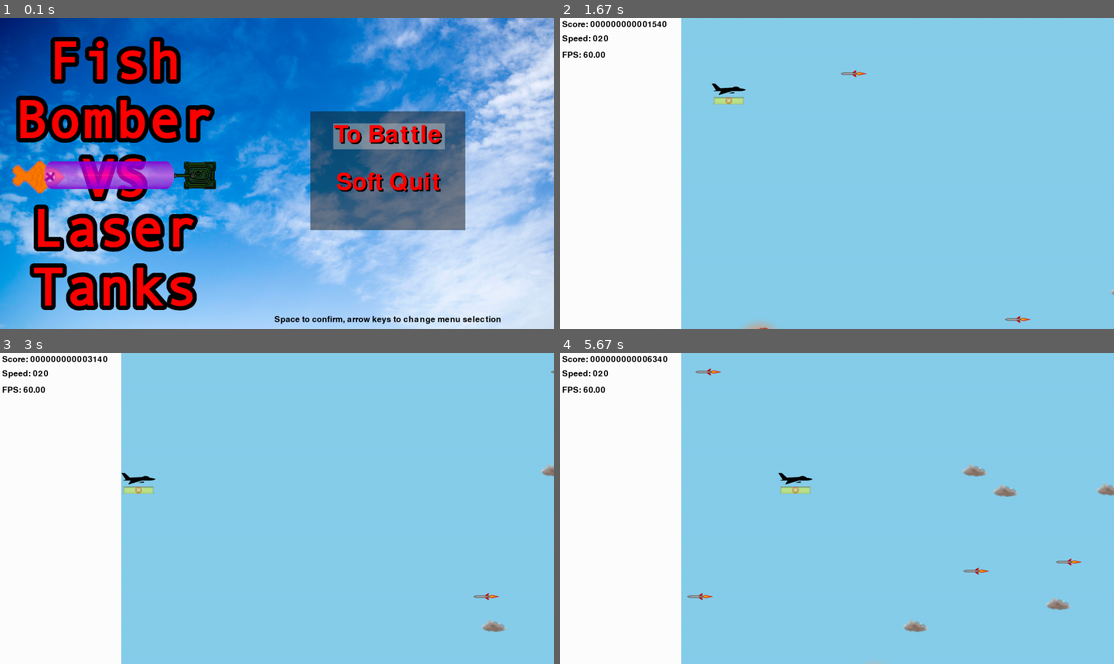
Above: before the commit, frames 1-4 (two rows, left to right).
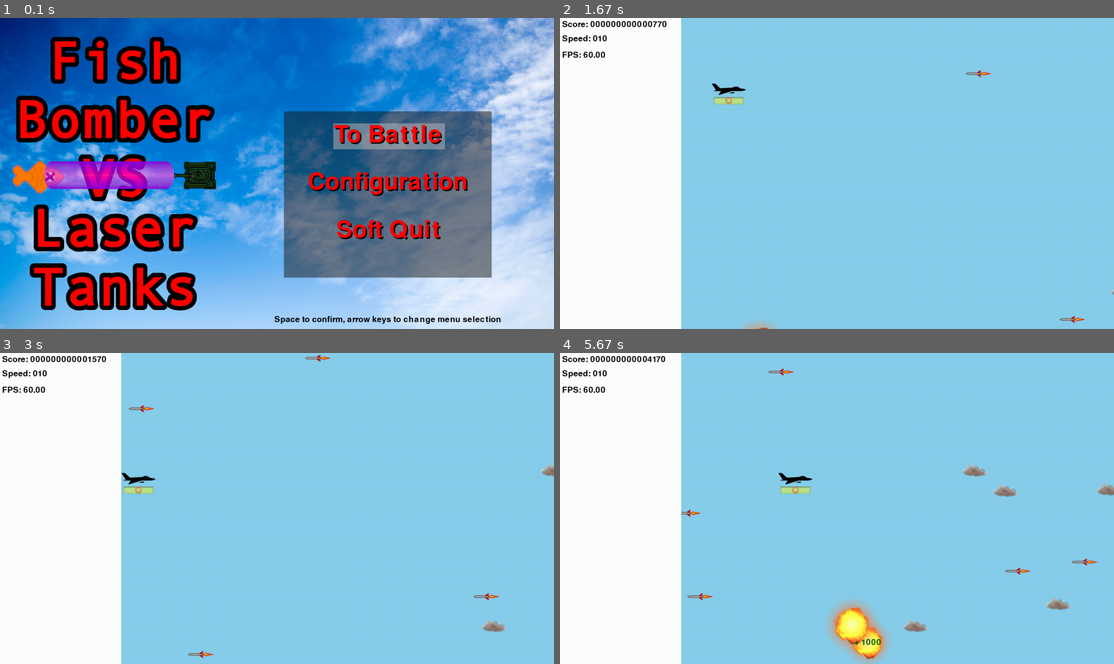
Above: after the commit, the same moments.

Repository: bkwong1990/PygamePrimerFishBomb
Game: pygame game, started from fish_bomber.py
Two runs of this game, one before a commit and one after it. Both use one fixed random seed, a clock stepped at 60 frames per second and the inputs below.
Inputs:
- Up to frame 1 (0.1 s): no input
- Up to frame 2 (1.67 s): tap Space at 0.33, 0.67, 1.07, 1.37, 1.57 s; hold Up 1-1.47 s; hold Right from 1.5 s (still down)
- Up to frame 3 (3 s): tap Space at 1.87, 2.07, 2.37, 2.63 s; release Right at 1.97 s; hold Left 2-2.53 s; hold Down 2.57-2.87 s
- Up to frame 4 (5.67 s): hold Up 3.33-3.7 s; tap Space at 3.4, 3.8, 4.1, 4.47, 4.87, 5.17, 5.37 s; hold Right 3.73-4.37 s; hold Down 4.4-4.77 s; hold Left 4.8-5.27 s; hold Right from 5.3 s (still down)

The runs differ from the first frame. In frame 1, 11% of the frame differs, in the area x 51-89%, y 30-84%; in frame 2, 0.3%; in frame 3, 0.2%; in frame 4, 1.9%.

Commit message:
Added config screen and config file saving

Diff:
--- a/battle_session.py
+++ b/battle_session.py
@@ -4,8 +4,6 @@
 )
 
 from pygame.locals import (
-K_z,
-K_x,
 KEYDOWN,
 QUIT,
 K_SPACE,
@@ -28,6 +26,10 @@
 HARD_SPEED_MAX = 50
 HARD_SPEED_MIN = 10
 
+# Tank count limits
+HARD_TANK_COUNT_MAX = 4
+HARD_TANK_COUNT_MIN = 1
+
 SCORE_FRAME_DURATION = 60
 
 SKY_COLOR = (135, 206, 235)
@@ -41,7 +43,6 @@
 BOMB_DROP_SPEED = 10
 BOMB_RELOAD_TIME = 4000
 
-MAX_TANK_COUNT = 2
 
 #dictionary to hold sound objects
 SOUND_DICT = {
@@ -55,14 +56,16 @@
 
 # a class representing a single session of gameplay
 class BattleSession(session.Session):
-    def __init__(self, screen, config_dict):
-        super(BattleSession, self).__init__(screen, config_dict)
+    def __init__(self, screen, config_info):
+        super(BattleSession, self).__init__(screen, config_info)
         self.can_bomb = True
         self.score = 0
         self.current_tank_count = 0
 
-        self.missile_maxspeed = config_dict["missile_maxspeed"]
+        self.missile_maxspeed = config_info["missile_maxspeed"]
         self.missile_maxpeed = max(min(HARD_SPEED_MAX, self.missile_maxspeed), HARD_SPEED_MIN)
+
+        self.max_tank_count = config_info["max_tank_count"]
 
         self.init_sprite_groups()
 
@@ -173,7 +176,7 @@
                 self.misc_sprites.add(new_cloud)
                 self.all_sprites.add(new_cloud)
             elif event.type == my_events.ADDTANK:
-                if self.current_tank_count < MAX_TANK_COUNT:
+                if self.current_tank_count < self.max_tank_count:
                     new_tank = my_sprites.LaserTank(self.battle_rect.x, self.screen_rect.width, self.battle_rect.height, TANK_SPEED,  self.player)
                     self.enemies.add(new_tank)
                     self.all_sprites.add(new_tank)
--- /dev/null
+++ b/config.json
@@ -0,0 +1,5 @@
+{
+  "fullscreen" : false,
+  "missile_maxspeed" : 10,
+  "max_tank_count" : 1
+}
--- /dev/null
+++ b/config_helper.py
@@ -0,0 +1,32 @@
+import json
+import copy
+
+config_file_name = "config.json"
+
+default_config_info = {
+  "fullscreen": False,
+  "missile_maxspeed": 20,
+  "max_tank_count": 2
+}
+
+def get_config_info():
+    config_info = copy.deepcopy(default_config_info)
+
+    try:
+        with open(config_file_name, "r") as json_file:
+            config_info = json.load(json_file)
+            print("Successfully read from " + config_file_name)
+
+    except:
+        print("Couldn't read " + config_file_name)
+        print("Using default config instead")
+
+    return config_info
+
+def save_config(config_info):
+    try:
+        with open(config_file_name, "w") as json_file:
+            json.dump(config_info, json_file, indent=2, separators=(", ", " : "))
+            print("Successfully wrote to " + config_file_name)
+    except:
+        print("Couldn't save " + config_file_name)
--- /dev/null
+++ b/config_session.py
@@ -0,0 +1,150 @@
+import pygame
+from sys import (
+exit
+)
+
+import math
+import my_events
+import session
+import my_menu
+import config_helper
+import copy
+
+from battle_session import (
+HARD_SPEED_MIN,
+HARD_SPEED_MAX,
+HARD_TANK_COUNT_MIN,
+HARD_TANK_COUNT_MAX
+)
+
+from pygame.locals import (
+KEYDOWN,
+QUIT,
+K_SPACE,
+K_ESCAPE,
+K_LEFT,
+K_RIGHT,
+RLEACCEL
+)
+
+MENU_FONT_SIZE = 60
+KEYPROMPT_FONT_SIZE = 28
+
+RED = (255, 0, 0)
+BLACK = (0, 0, 0)
+BLUE = (0, 0, 255)
+SILVER = (192, 192, 192)
+DARK_STEEL = (24,24,24)
+
+class ConfigSession(session.Session):
+    def __init__(self, screen, config_info):
+        super(ConfigSession, self).__init__(screen, config_info)
+        #https://www.pexels.com/photo/architect-architecture-blueprint-build-271667/
+        self.config_candidate = copy.deepcopy(self.config_info)
+
+        self.background_surface = pygame.image.load("img/config_background.png").convert_alpha()
+        self.next_session_key = "title"
+
+        menu_midtop = (math.floor(self.screen_rect.width * 0.5), math.floor(self.screen_rect.height * 0.2))
+
+        self.font = pygame.font.Font(None, MENU_FONT_SIZE )
+        self.shadow_font = pygame.font.Font(None, MENU_FONT_SIZE)
+
+        self.key_prompt_font = pygame.font.Font(None, KEYPROMPT_FONT_SIZE )
+
+        self.menu = my_menu.BaseMenu(self.font, BLUE, self.shadow_font, BLACK, DARK_STEEL, SILVER, menu_midtop)
+
+        def on_fullscreen_item(key):
+            if key == K_SPACE:
+                self.config_candidate["fullscreen"] = not(self.config_candidate["fullscreen"])
+                self.menu.set_text_current_selection("Fullscreen: " + str(self.config_candidate["fullscreen"]))
+
+        self.menu.add("Fullscreen: " + str(self.config_candidate["fullscreen"]), on_fullscreen_item)
+
+        def on_missile_speed_item(key):
+            if key == K_LEFT:
+                self.config_candidate["missile_maxspeed"] -= 5
+                self.config_candidate["missile_maxspeed"] = max(self.config_candidate["missile_maxspeed"], HARD_SPEED_MIN)
+            elif key == K_RIGHT:
+                self.config_candidate["missile_maxspeed"] += 5
+                self.config_candidate["missile_maxspeed"] = min(self.config_candidate["missile_maxspeed"], HARD_SPEED_MAX)
+            self.menu.set_text_current_selection("Missile Max Speed: " + str(self.config_candidate["missile_maxspeed"]))
+
+        self.menu.add("Missile Max Speed: " + str(self.config_candidate["missile_maxspeed"]), on_missile_speed_item)
+
+        def on_tank_count_item(key):
+            if key == K_LEFT:
+                self.config_candidate["max_tank_count"] -= 1
+                self.config_candidate["max_tank_count"] = max(self.config_candidate["max_tank_count"], HARD_TANK_COUNT_MIN)
+            elif key == K_RIGHT:
+                self.config_candidate["max_tank_count"] += 1
+                self.config_candidate["max_tank_count"] = min(self.config_candidate["max_tank_count"], HARD_TANK_COUNT_MAX)
+            self.menu.set_text_current_selection("Max Tank Count: " + str(self.config_candidate["max_tank_count"]))
+
+        self.menu.add("Max Tank Count: " + str(self.config_candidate["max_tank_count"]), on_tank_count_item)
+
+        def on_save_and_return(key):
+            if key == K_SPACE:
+                if self.config_info["fullscreen"] != self.config_candidate["fullscreen"]:
+                    if self.config_candidate["fullscreen"]:
+                        pygame.display.set_mode( self.screen_rect.size , flags=pygame.SCALED|pygame.FULLSCREEN)
+                    else:
+                        pygame.display.set_mode( self.screen_rect.size , flags=pygame.SCALED)
+                self.config_info.update(self.config_candidate)
+                config_helper.save_config(self.config_info)
+                pygame.event.post( pygame.event.Event( my_events.NEXTSESSION ) )
+        self.menu.add("Save and Return", on_save_and_return)
+
+        def on_return(key):
+            if key == K_SPACE:
+                pygame.event.post( pygame.event.Event( my_events.NEXTSESSION ) )
+        self.menu.add("Return", on_return)
+
+
+    def handle_events(self, events):
+        running = True
+        for event in events:
+            if event.type == QUIT:
+                pygame.quit()
+                exit(0)
+            elif event.type == my_events.NEXTSESSION:
+                running = False
+            elif event.type == KEYDOWN:
+                if event.key == K_ESCAPE:
+                    #pygame.quit()
+                    #exit(0)
+                    pygame.event.post(pygame.event.Event(QUIT))
+                else:
+                    self.menu.process_input(event.key)
+
+        return running
+
+    def write_key_prompt(self):
+        text_surface = self.key_prompt_font.render("Space to confirm, up/down keys to change selection, left/right keys to adjust numerical values", True, RED)
+        text_rect = text_surface.get_rect(center = (math.floor(self.screen_rect.width * 0.5), math.floor(self.screen_rect.height * 0.97)) )
+
+        back_rect = text_rect.copy()
+        back_rect.width += 10
+        back_rect.height += 5
+        back_rect.center = text_rect.center
+
+        back_surf = pygame.Surface(back_rect.size)
+        back_surf.fill(DARK_STEEL)
+        self.screen.blit(back_surf, back_rect)
+        self.screen.blit(text_surface, text_rect)
+
+    def run_loop(self):
+        running = True
+        clock = pygame.time.Clock()
+        while running:
+            running = self.handle_events( pygame.event.get() )
+            self.screen.blit(self.background_surface, (0, 0) )
+            #self.menu.init_surf_rect_list()
+            self.menu.draw(self.screen)
+
+            self.write_key_prompt()
+
+            pygame.display.flip()
+
+            clock.tick(60)
+        return self.next_session_key
--- a/fish_bomber.py
+++ b/fish_bomber.py
@@ -2,6 +2,8 @@
 import math
 import battle_session
 import title_session
+import config_session
+import config_helper
 
 #initialize mixer and pygame, init functions can be called multiple times safely
 pygame.mixer.init()
@@ -14,14 +16,18 @@
 
 SCREEN = pygame.display.set_mode( (SCREEN_WIDTH, SCREEN_HEIGHT) , flags=pygame.SCALED)
 
-config_dict = {
-"missile_maxspeed": 20
-}
+
 
 session_dict = {
 "title": title_session.TitleSession,
-"battle": battle_session.BattleSession
+"battle": battle_session.BattleSession,
+"config": config_session.ConfigSession
 }
+
+config_info = config_helper.get_config_info()
+
+if config_info["fullscreen"]:
+    pygame.display.set_mode( (SCREEN_WIDTH, SCREEN_HEIGHT) , flags=pygame.SCALED|pygame.FULLSCREEN)
 
 #Set title
 pygame.display.set_caption("Fish Bomber Vs Laser Tanks")
@@ -33,8 +39,9 @@
 session_key = "title"
 running = True
 while running:
-    current_session = session_dict[session_key](SCREEN, config_dict)
+    current_session = session_dict[session_key](SCREEN, config_info)
     session_key = current_session.run_loop()
+    print(config_info)
     if not(session_key):
         running = False
 
--- a/my_menu.py
+++ b/my_menu.py
@@ -1,11 +1,8 @@
 import pygame
 
 from pygame.locals import (
-K_z,
-K_x,
 KEYDOWN,
 QUIT,
-K_SPACE,
 K_UP,
 K_DOWN,
 RLEACCEL
@@ -14,10 +11,10 @@
 SHADOW_OFFSET = 3
 
 class MenuItem:
-    def __init__(self, text, menu_action = None):
+    def __init__(self, text, menu_fun = None):
         self.text = text
         #function that takes a key parameter, return running, session_key
-        self.menu_action = menu_action
+        self.menu_fun = menu_fun
 
 
 
@@ -40,10 +37,14 @@
         self.ready_to_draw = False
 
 
-    def add(self, text, menu_action):
-        self.items.append( MenuItem( text, menu_action ) )
+    def add(self, text, menu_fun):
+        self.items.append( MenuItem( text, menu_fun ) )
         if len(self.items) > 0:
             self.current_index = 0
+        self.ready_to_draw = False
+
+    def set_text_current_selection(self, text):
+        self.items[self.current_index].text = text
         self.ready_to_draw = False
 
     def process_input(self, key):
@@ -52,11 +53,12 @@
             self.current_index = (self.current_index - 1) % len(self.items)
         elif key == K_DOWN :
             self.current_index = (self.current_index + 1) % len(self.items)
-        elif self.items[self.current_index].menu_action:
-            self.items[self.current_index].menu_action(key)
+        elif self.items[self.current_index].menu_fun:
+            self.items[self.current_index].menu_fun(key)
 
-    def init_draw_list(self):
+    def init_surf_rect_list(self):
         font_size = self.font.get_height()
+        self.surf_rect_list = []
         for i in range(len( self.items ) ):
             text = self.items[i].text
             text_surface = self.font.render(text, True, self.font_color)
@@ -82,7 +84,7 @@
 
     def draw(self, screen):
         if not(self.ready_to_draw):
-            self.init_draw_list()
+            self.init_surf_rect_list()
 
         font_size = self.font.get_height()
 
--- a/session.py
+++ b/session.py
@@ -1,5 +1,5 @@
 class Session:
-    def __init__(self, screen, config_dict):
+    def __init__(self, screen, config_info):
         self.screen = screen
         self.screen_rect = screen.get_rect()
-        self.config_dict = config_dict
+        self.config_info = config_info
--- a/title_session.py
+++ b/title_session.py
@@ -5,7 +5,6 @@
 import math
 import my_events
 import session
-import my_sprites
 import my_menu
 
 from pygame.locals import (
@@ -27,8 +26,9 @@
 
 
 class TitleSession(session.Session):
-    def __init__(self, screen, config_dict):
-        super(TitleSession, self).__init__(screen, config_dict)
+    def __init__(self, screen, config_info):
+        super(TitleSession, self).__init__(screen, config_info)
+        # https://www.pexels.com/photo/photo-of-blue-sky-912110/
         self.background_surface = pygame.image.load("img/title_background.png").convert_alpha()
         self.next_session_key = "battle"
         menu_midtop = (math.floor(self.screen_rect.width * 0.7), math.floor(self.screen_rect.height * 0.3))
@@ -46,6 +46,12 @@
                 pygame.event.post( pygame.event.Event( my_events.NEXTSESSION ) )
 
         self.menu.add("To Battle", on_battle_item)
+
+        def on_config_item(key):
+            if key == K_SPACE:
+                self.next_session_key = "config"
+                pygame.event.post( pygame.event.Event( my_events.NEXTSESSION ) )
+        self.menu.add("Configuration", on_config_item)
 
         def on_quit_item(key):
             if key == K_SPACE:
@@ -86,7 +92,7 @@
         while running:
             running = self.handle_events( pygame.event.get() )
             self.screen.blit(self.background_surface, (0, 0) )
-            self.menu.init_draw_list()
+            #self.menu.init_surf_rect_list()
             self.menu.draw(self.screen)
 
             self.write_key_prompt()
Not shown, changed: README.md
Binary file added: img/config_background.png
